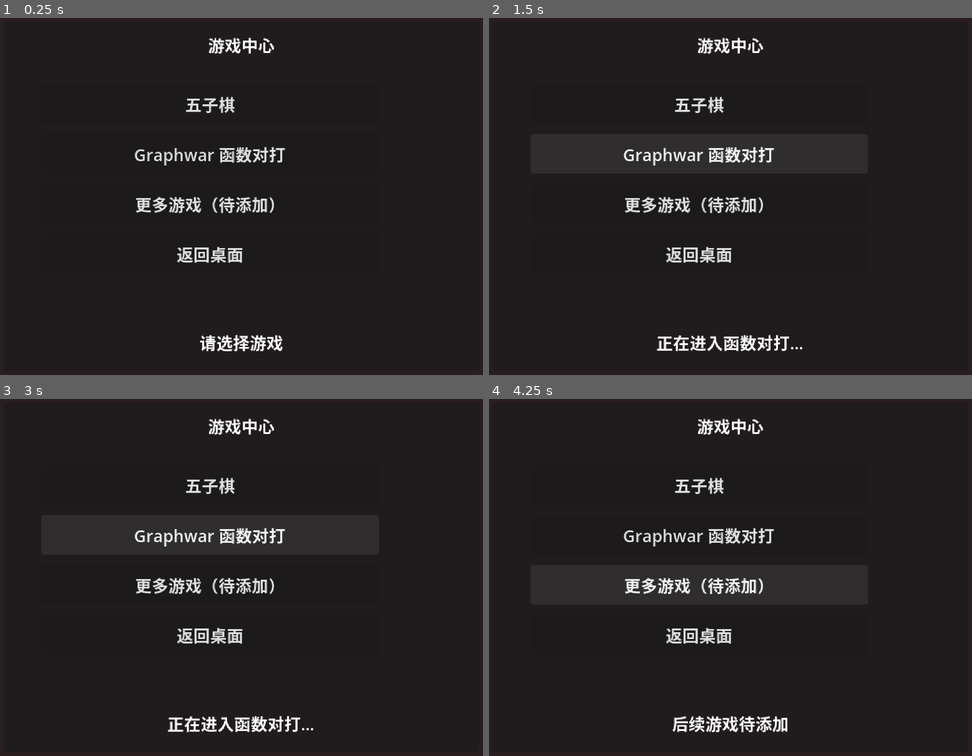
Above: before the commit, frames 1-4 (two rows, left to right).
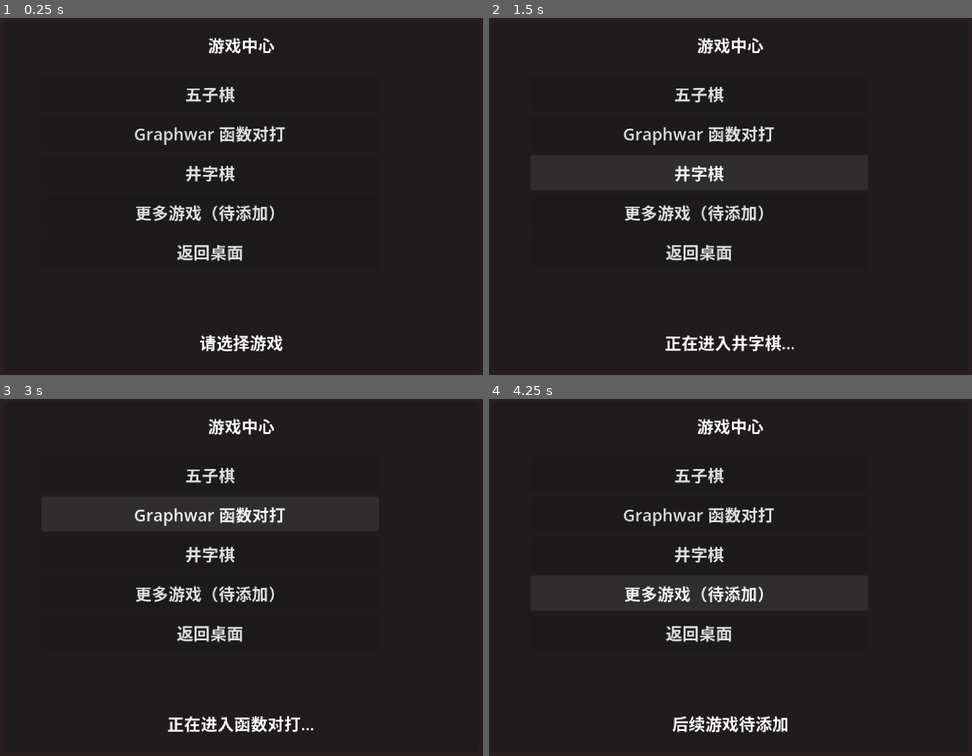
Above: after the commit, the same moments.

Repository: suan-11/ai-home
Game: Godot game, scene res://scenes/ui/game_select.tscn
The game is run twice, just before and just after one commit, with the same random seed, the same clock (stepped at 60 frames per second) and the same inputs. This scene is started directly instead of the project's main scene.
Inputs (mouse positions are in pixels of both pictures, inside the frame that each line leads up to):
- Up to frame 1 (0.25 s): no input
- Up to frame 2 (1.5 s): click "五子棋" at 0.5 s; click (701, 171) at 1.25 s, where only the run after the commit has a clickable "井字棋"
- Up to frame 3 (3 s): click "返回桌面" at 2 s; click "Graphwar 函数对打" at 2.75 s
- Up to frame 4 (4.25 s): click "更多游戏（待添加）" at 3.5 s

The runs differ from the first frame. In frame 1, 3.3% of the frame differs, in the area x 27-60%, y 19-69%; in frame 2, 4.2%, in the area x 27-65%, y 19-94%; in frame 3, 3.4%; in frame 4, 3.3%.

Commit message:
feat: P3 井字棋（AI对战/胜+3平+1负0/接入游戏中心）——P3 全部完成

Diff:
--- a/scenes/ui/game_select.tscn
+++ b/scenes/ui/game_select.tscn
@@ -51,25 +51,33 @@
 [node name="GomokuButton" type="Button" parent="WindowPanel"]
 layout_mode = 0
 offset_left = 36.0
-offset_top = 60.0
+offset_top = 52.0
 offset_right = 360.0
-offset_bottom = 98.0
+offset_bottom = 86.0
 text = "五子棋"
 
 [node name="GraphwarButton" type="Button" parent="WindowPanel"]
 layout_mode = 0
 offset_left = 36.0
-offset_top = 108.0
+offset_top = 90.0
 offset_right = 360.0
-offset_bottom = 146.0
+offset_bottom = 124.0
 text = "Graphwar 函数对打"
+
+[node name="TictactoeButton" type="Button" parent="WindowPanel"]
+layout_mode = 0
+offset_left = 36.0
+offset_top = 128.0
+offset_right = 360.0
+offset_bottom = 162.0
+text = "井字棋"
 
 [node name="FutureButton" type="Button" parent="WindowPanel"]
 layout_mode = 0
 offset_left = 36.0
-offset_top = 156.0
+offset_top = 166.0
 offset_right = 360.0
-offset_bottom = 194.0
+offset_bottom = 200.0
 text = "更多游戏（待添加）"
 
 [node name="BackButton" type="Button" parent="WindowPanel"]
@@ -77,5 +85,5 @@
 offset_left = 36.0
 offset_top = 204.0
 offset_right = 360.0
-offset_bottom = 242.0
+offset_bottom = 238.0
 text = "返回桌面"
--- /dev/null
+++ b/scenes/ui/tictactoe_game.tscn
@@ -0,0 +1,94 @@
+[gd_scene load_steps=2 format=3]
+
+[ext_resource type="Script" path="res://scripts/ui/tictactoe_game.gd" id="1_game"]
+
+[node name="TicTacToeGame" type="Control"]
+layout_mode = 3
+anchors_preset = 15
+anchor_right = 1.0
+anchor_bottom = 1.0
+grow_horizontal = 2
+grow_vertical = 2
+mouse_filter = 0
+script = ExtResource("1_game")
+
+[node name="Title" type="Label" parent="."]
+layout_mode = 1
+anchors_preset = 10
+anchor_right = 1.0
+offset_left = 16.0
+offset_top = 10.0
+offset_right = -120.0
+offset_bottom = 32.0
+text = "井字棋"
+horizontal_alignment = 0
+
+[node name="StatusLabel" type="Label" parent="."]
+layout_mode = 1
+anchors_preset = 10
+anchor_right = 1.0
+offset_left = 14.0
+offset_top = 36.0
+offset_right = 300.0
+offset_bottom = 56.0
+text = "你的回合：点击空格落子"
+horizontal_alignment = 0
+
+[node name="RestartButton" type="Button" parent="."]
+layout_mode = 0
+offset_left = 306.0
+offset_top = 36.0
+offset_right = 426.0
+offset_bottom = 64.0
+text = "重新开始"
+
+[node name="BackButton" type="Button" parent="."]
+layout_mode = 0
+offset_left = 306.0
+offset_top = 70.0
+offset_right = 426.0
+offset_bottom = 98.0
+text = "退出"
+
+[node name="ResultPanel" type="Panel" parent="."]
+visible = false
+layout_mode = 1
+anchors_preset = 8
+anchor_left = 0.5
+anchor_top = 0.5
+anchor_right = 0.5
+anchor_bottom = 0.5
+offset_left = -120.0
+offset_top = -76.0
+offset_right = 120.0
+offset_bottom = 76.0
+grow_horizontal = 2
+grow_vertical = 2
+mouse_filter = 0
+
+[node name="ResultLabel" type="Label" parent="ResultPanel"]
+layout_mode = 1
+anchors_preset = 10
+anchor_right = 1.0
+offset_left = 12.0
+offset_top = 12.0
+offset_right = -12.0
+offset_bottom = 44.0
+text = "结果"
+horizontal_alignment = 1
+
+[node name="RestartResultButton" type="Button" parent="ResultPanel"]
+layout_mode = 0
+offset_left = 30.0
+offset_top = 52.0
+offset_right = 210.0
+offset_bottom = 84.0
+text = "再来一局"
+
+[node name="ExitResultButton" type="Button" parent="ResultPanel"]
+layout_mode = 0
+offset_left = 30.0
+offset_top = 94.0
+offset_right = 210.0
+offset_bottom = 126.0
+text = "退出"
--- a/scripts/autoload/GameManager.gd
+++ b/scripts/autoload/GameManager.gd
@@ -147,21 +147,21 @@
 	_save()
 
 
-func on_game_finished(char_id: String, result: String) -> int:
+func on_game_finished(char_id: String, result: String, game: String = "五子棋") -> int:
 	var delta := 0
 	var reason := ""
 	match result:
 		"win":
 			delta = 3
-			reason = "和主人下五子棋，主人赢了"
+			reason = "和主人下%s，主人赢了" % game
 		"draw":
 			delta = 1
-			reason = "和主人下五子棋，平局"
+			reason = "和主人下%s，平局" % game
 		"lose":
 			delta = 0
-			reason = "和主人下五子棋，主人输了"
+			reason = "和主人下%s，主人输了" % game
 	if delta > 0:
-		add_affection(char_id, delta, reason, "gomoku")
+		add_affection(char_id, delta, reason, "game")
 	return delta
 
 
--- a/scripts/ui/computer_panel.gd
+++ b/scripts/ui/computer_panel.gd
@@ -20,6 +20,7 @@
 const SCREEN_GAMES := "games"
 const SCREEN_GOMOKU := "gomoku"
 const SCREEN_GRAPHWAR := "graphwar"
+const SCREEN_TICTACTOE := "tictactoe"
 const SCREEN_SETTINGS := "settings"
 const SCREEN_CHAT := "chat"
 const SCREEN_DIARY := "diary"
@@ -28,6 +29,7 @@
 const GAME_SELECT_SCENE := preload("res://scenes/ui/game_select.tscn")
 const GOMOKU_SCENE := preload("res://scenes/ui/gomoku_game.tscn")
 const GRAPHWAR_SCENE := preload("res://scenes/ui/graphwar_game.tscn")
+const TICTACTOE_SCENE := preload("res://scenes/ui/tictactoe_game.tscn")
 const SETTINGS_SCENE := preload("res://scenes/ui/settings_screen.tscn")
 const CHAT_SCENE := preload("res://scenes/ui/chat_screen.tscn")
 const DIARY_SCENE := preload("res://scenes/ui/diary_screen.tscn")
@@ -101,6 +103,10 @@
 
 func open_graphwar(transition: int = Transition.SLIDE_LEFT) -> void:
 	_open_screen(SCREEN_GRAPHWAR, GRAPHWAR_SCENE, transition, true)
+
+
+func open_tictactoe(transition: int = Transition.SLIDE_LEFT) -> void:
+	_open_screen(SCREEN_TICTACTOE, TICTACTOE_SCENE, transition, true)
 
 
 func open_settings(transition: int = Transition.SLIDE_LEFT) -> void:
@@ -128,6 +134,8 @@
 			_open_screen(SCREEN_GOMOKU, GOMOKU_SCENE, transition, false)
 		SCREEN_GRAPHWAR:
 			_open_screen(SCREEN_GRAPHWAR, GRAPHWAR_SCENE, transition, false)
+		SCREEN_TICTACTOE:
+			_open_screen(SCREEN_TICTACTOE, TICTACTOE_SCENE, transition, false)
 		SCREEN_SETTINGS:
 			_open_screen(SCREEN_SETTINGS, SETTINGS_SCENE, transition, false)
 		SCREEN_CHAT:
@@ -191,10 +199,13 @@
 		SCREEN_GAMES:
 			screen.gomoku_requested.connect(open_gomoku)
 			screen.graphwar_requested.connect(open_graphwar)
+			screen.tictactoe_requested.connect(open_tictactoe)
 			screen.back_requested.connect(func() -> void: go_back(Transition.SLIDE_RIGHT))
 		SCREEN_GOMOKU:
 			screen.back_requested.connect(func() -> void: go_back(Transition.SLIDE_RIGHT))
 		SCREEN_GRAPHWAR:
+			screen.back_requested.connect(func() -> void: go_back(Transition.SLIDE_RIGHT))
+		SCREEN_TICTACTOE:
 			screen.back_requested.connect(func() -> void: go_back(Transition.SLIDE_RIGHT))
 		SCREEN_SETTINGS:
 			screen.back_requested.connect(func() -> void: go_back(Transition.SLIDE_RIGHT))
--- a/scripts/ui/game_select.gd
+++ b/scripts/ui/game_select.gd
@@ -5,6 +5,7 @@
 signal back_requested
 signal gomoku_requested
 signal graphwar_requested
+signal tictactoe_requested
 
 @onready var status_label: Label = $WindowPanel/StatusLabel
 
@@ -12,6 +13,7 @@
 func _ready() -> void:
 	$WindowPanel/GomokuButton.pressed.connect(_on_gomoku_pressed)
 	$WindowPanel/GraphwarButton.pressed.connect(_on_graphwar_pressed)
+	$WindowPanel/TictactoeButton.pressed.connect(_on_tictactoe_pressed)
 	$WindowPanel/FutureButton.pressed.connect(_on_future_pressed)
 	$WindowPanel/BackButton.pressed.connect(_on_back_pressed)
 
@@ -26,6 +28,11 @@
 	graphwar_requested.emit()
 
 
+func _on_tictactoe_pressed() -> void:
+	status_label.text = "正在进入井字棋…"
+	tictactoe_requested.emit()
+
+
 func _on_future_pressed() -> void:
 	status_label.text = "后续游戏待添加"
 
--- /dev/null
+++ b/scripts/ui/tictactoe_game.gd
@@ -0,0 +1,251 @@
+extends Control
+## P3：井字棋（与 AI 对战，玩家 X / AI O，胜利条件 3 连）。
+## 运行在电脑系统屏幕区域内；胜负沿用通用规则（胜 +3 / 平 +1 / 负 0）。
+
+signal back_requested
+signal game_finished(result: String)
+signal game_restarted
+signal game_exited
+
+const EMPTY := 0
+const PLAYER := 1
+const AI := 2
+const BOARD_ORIGIN := Vector2(70, 54)
+const CELL_SIZE := 60.0
+const WINS := [
+	[0, 1, 2], [3, 4, 5], [6, 7, 8],
+	[0, 3, 6], [1, 4, 7], [2, 5, 8],
+	[0, 4, 8], [2, 4, 6],
+]
+
+var board: Array = []
+var game_over := false
+var _ai_thinking := false
+
+@onready var status_label: Label = $StatusLabel
+@onready var restart_button: Button = $RestartButton
+@onready var back_button: Button = $BackButton
+@onready var result_panel: Panel = $ResultPanel
+@onready var result_label: Label = $ResultPanel/ResultLabel
+@onready var restart_result_button: Button = $ResultPanel/RestartResultButton
+@onready var exit_result_button: Button = $ResultPanel/ExitResultButton
+
+
+func _ready() -> void:
+	_reset_board()
+	restart_button.pressed.connect(_on_restart_pressed)
+	back_button.pressed.connect(_on_back_pressed)
+	restart_result_button.pressed.connect(_on_restart_result_pressed)
+	exit_result_button.pressed.connect(_on_exit_result_pressed)
+	result_panel.visible = false
+
+
+func _draw() -> void:
+	var app_rect := Rect2(Vector2(6, 6), size - Vector2(12, 12))
+	draw_rect(app_rect, Color(0.20, 0.16, 0.20, 0.98))
+	draw_rect(
+		Rect2(app_rect.position, Vector2(app_rect.size.x, 30)),
+		Color(0.16, 0.13, 0.18)
+	)
+
+	# 3×3 格子
+	var line_color := Color(0.72, 0.60, 0.45)
+	for i in range(1, 3):
+		var x := BOARD_ORIGIN.x + i * CELL_SIZE
+		draw_line(Vector2(x, BOARD_ORIGIN.y), Vector2(x, BOARD_ORIGIN.y + 3 * CELL_SIZE), line_color, 2.0)
+		var y := BOARD_ORIGIN.y + i * CELL_SIZE
+		draw_line(Vector2(BOARD_ORIGIN.x, y), Vector2(BOARD_ORIGIN.x + 3 * CELL_SIZE, y), line_color, 2.0)
+
+	# 棋子
+	for i in range(9):
+		if board[i] == EMPTY:
+			continue
+		var center := _cell_center(i)
+		if board[i] == PLAYER:
+			var s := 14.0
+			draw_line(center + Vector2(-s, -s), center + Vector2(s, s), Color(0.55, 0.85, 1.0), 3.0)
+			draw_line(center + Vector2(-s, s), center + Vector2(s, -s), Color(0.55, 0.85, 1.0), 3.0)
+		else:
+			draw_arc(center, 16.0, 0.0, TAU, 32, Color(1.0, 0.5, 0.5), 3.0)
+
+
+func _gui_input(event: InputEvent) -> void:
+	if not (event is InputEventMouseButton and event.pressed and event.button_index == MOUSE_BUTTON_LEFT):
+		return
+	if game_over or _ai_thinking:
+		return
+	var index := _pixel_to_cell(event.position)
+	if index < 0 or board[index] != EMPTY:
+		return
+	_place(index, PLAYER)
+	if _is_win(PLAYER):
+		_end_game("你赢了！", "win")
+		return
+	if _is_full():
+		_end_game("平局", "draw")
+		return
+	_ai_thinking = true
+	status_label.text = "AI 思考中…"
+	_ai_move_async()
+
+
+func _ai_move_async() -> void:
+	await get_tree().create_timer(0.35).timeout
+	if game_over:
+		return
+	var best := _find_ai_move()
+	if best < 0:
+		_end_game("平局", "draw")
+		return
+	_place(best, AI)
+	_ai_thinking = false
+	if _is_win(AI):
+		_end_game("AI 赢了", "lose")
+		return
+	if _is_full():
+		_end_game("平局", "draw")
+		return
+	status_label.text = "你的回合：点击空格落子"
+	queue_redraw()
+
+
+func _find_ai_move() -> int:
+	# 1) 能赢就赢
+	for i in range(9):
+		if board[i] == EMPTY:
+			board[i] = AI
+			var win := _is_win(AI)
+			board[i] = EMPTY
+			if win:
+				return i
+	# 2) 堵玩家
+	for i in range(9):
+		if board[i] == EMPTY:
+			board[i] = PLAYER
+			var win := _is_win(PLAYER)
+			board[i] = EMPTY
+			if win:
+				return i
+	# 3) 中心
+	if board[4] == EMPTY:
+		return 4
+	# 4) 随机角
+	var corners: Array = [0, 2, 6, 8]
+	var free: Array = []
+	for c in corners:
+		if board[c] == EMPTY:
+			free.append(c)
+	if not free.is_empty():
+		return free[randi_range(0, free.size() - 1)]
+	# 5) 任意
+	for i in range(9):
+		if board[i] == EMPTY:
+			return i
+	return -1
+
+
+func _place(index: int, value: int) -> void:
+	board[index] = value
+	queue_redraw()
+
+
+func _is_win(player: int) -> bool:
+	for w in WINS:
+		if board[w[0]] == player and board[w[1]] == player and board[w[2]] == player:
+			return true
+	return false
+
+
+func _is_full() -> bool:
+	for v in board:
+		if v == EMPTY:
+			return false
+	return true
+
+
+func _end_game(message: String, result: String) -> void:
+	game_over = true
+	_ai_thinking = false
+	status_label.text = message
+	result_label.text = message
+	result_panel.visible = true
+	game_finished.emit(result)
+	match result:
+		"win":
+			_on_game_won()
+		"lose":
+			_on_game_lost()
+		"draw":
+			_on_draw()
+
+
+func _on_game_won() -> void:
+	var char_id := GameManager.CURRENT_CHAR_ID
+	var delta := GameManager.on_game_finished(char_id, "win", "井字棋")
+	MemoryManager.record_daily_event(char_id, "tictactoe", "win")
+	if delta > 0:
+		result_label.text += "\n好感度 +%d" % delta
+	print("[TicTacToe] 胜利，好感度 +%d" % delta)
+
+
+func _on_game_lost() -> void:
+	var char_id := GameManager.CURRENT_CHAR_ID
+	GameManager.on_game_finished(char_id, "lose", "井字棋")
+	MemoryManager.record_daily_event(char_id, "tictactoe", "lose")
+	print("[TicTacToe] 失败接口预留")
+
+
+func _on_draw() -> void:
+	var char_id := GameManager.CURRENT_CHAR_ID
+	var delta := GameManager.on_game_finished(char_id, "draw", "井字棋")
+	MemoryManager.record_daily_event(char_id, "tictactoe", "draw")
+	if delta > 0:
+		result_label.text += "\n好感度 +%d" % delta
+	print("[TicTacToe] 平局，好感度 +%d" % delta)
+
+
+func _on_restart_pressed() -> void:
+	_reset_board()
+	result_panel.visible = false
+	game_restarted.emit()
+
+
+func _on_restart_result_pressed() -> void:
+	_on_restart_pressed()
+
+
+func _on_back_pressed() -> void:
+	game_exited.emit()
+	back_requested.emit()
+
+
+func _on_exit_result_pressed() -> void:
+	game_exited.emit()
+	back_requested.emit()
+
+
+func _reset_board() -> void:
+	board.clear()
+	for i in range(9):
+		board.append(EMPTY)
+	game_over = false
+	_ai_thinking = false
+	status_label.text = "你的回合：点击空格落子"
+	queue_redraw()
+
+
+func _pixel_to_cell(pos: Vector2) -> int:
+	var local := pos - BOARD_ORIGIN
+	if local.x < 0.0 or local.y < 0.0:
+		return -1
+	var col := int(local.x / CELL_SIZE)
+	var row := int(local.y / CELL_SIZE)
+	if col > 2 or row > 2:
+		return -1
+	return row * 3 + col
+
+
+func _cell_center(index: int) -> Vector2:
+	var col := index % 3
+	var row := index / 3
+	return BOARD_ORIGIN + Vector2(col * CELL_SIZE + CELL_SIZE / 2.0, row * CELL_SIZE + CELL_SIZE / 2.0)
Not shown, added: scripts/ui/tictactoe_game.gd.uid
Not shown, changed: README.md
Not shown, changed: doc/交接文档.md
Not shown, changed: doc/产品规划与路线图.md
